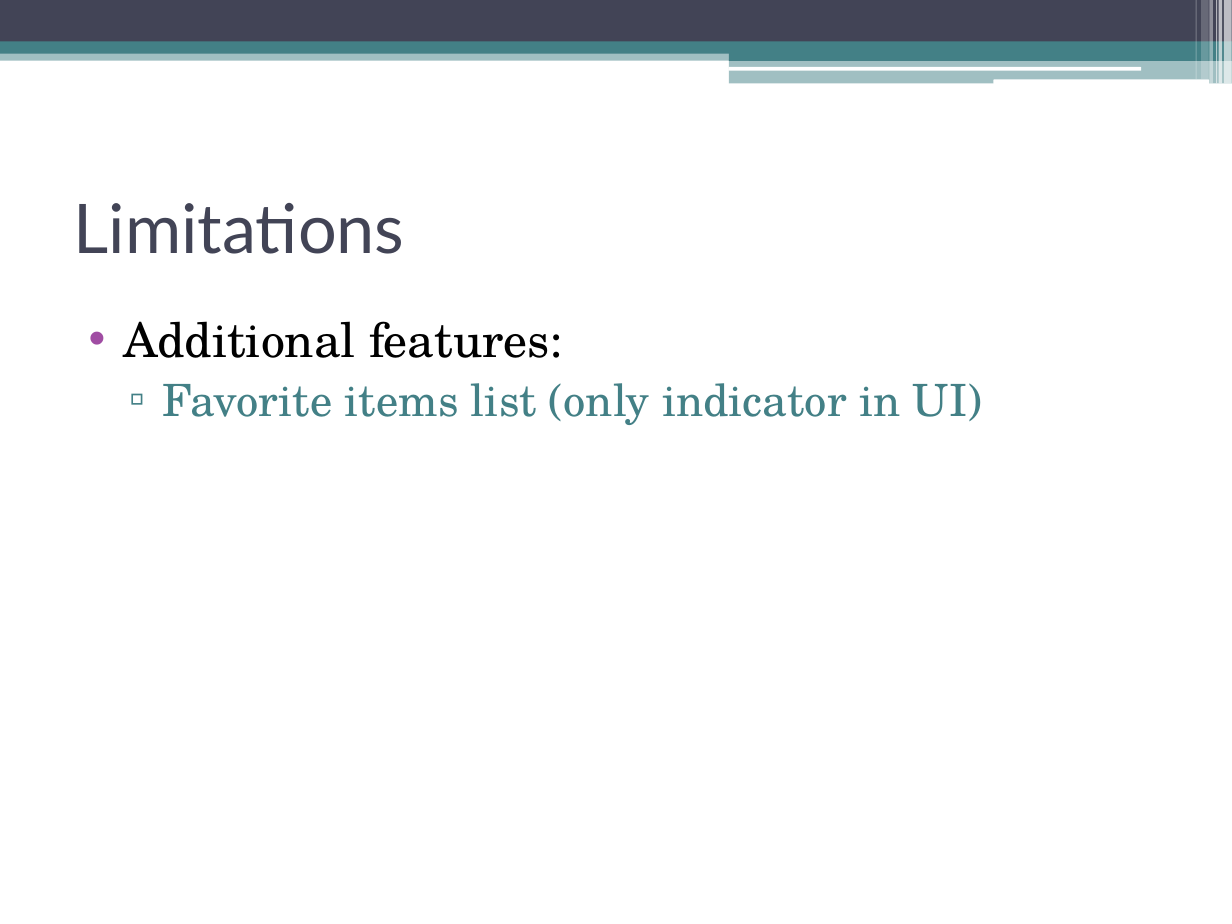
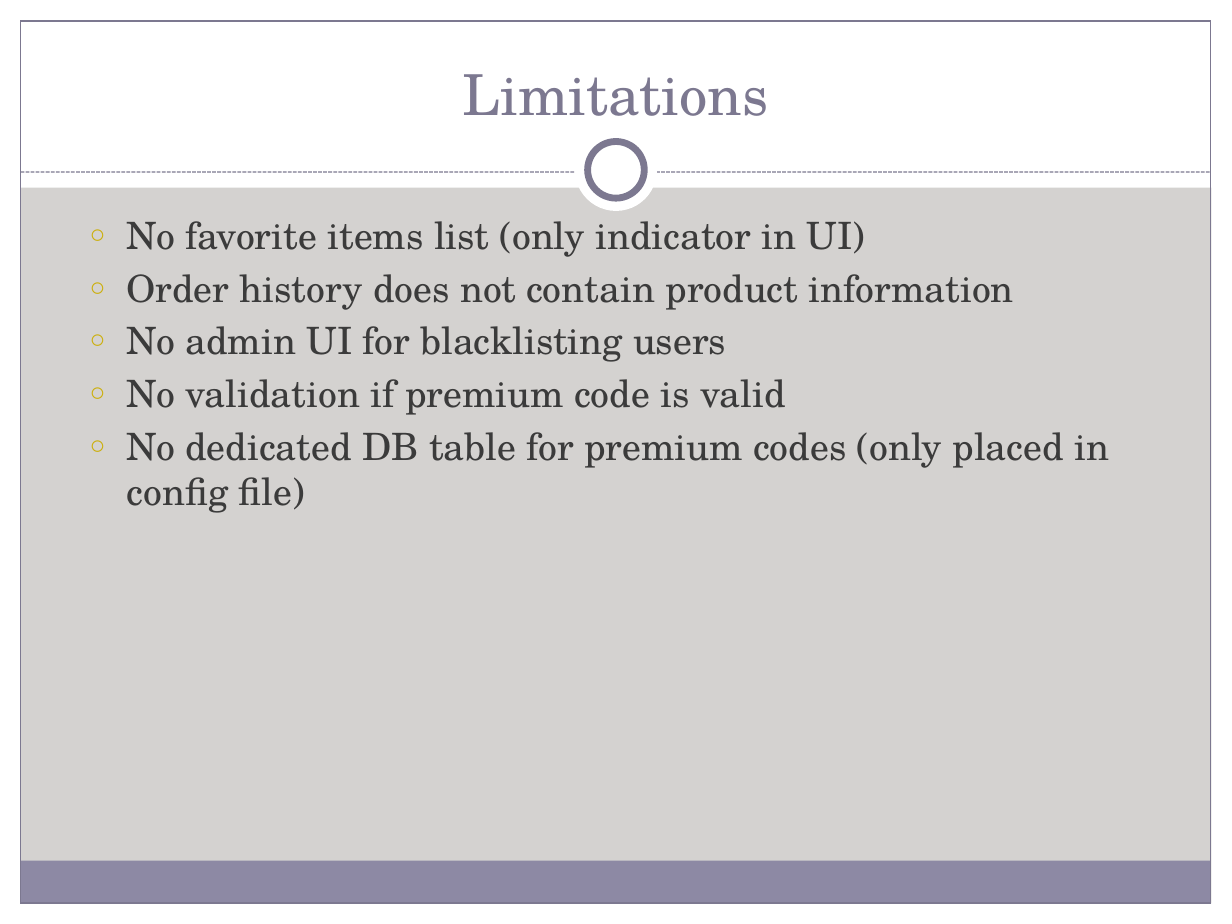
Before and after one commit to MNLBC/Group2Projects, a slide deck: slide 3 of 7. Group Project/W6D5_Project/PPT/Watch Me Whip.pptx. Drawn at 1232x924 pixels with LibreOffice and Linux fonts; fonts in the diff are those of the drawing. Boxes give left, top, right and bottom in pixels: in the first picture for what was removed or moved away, otherwise in the second. Text is boxed around its words. In the diff, an @@ line names an element or a change of style, - is before the commit and + after.

```diff
--- a/7. Group Project/W6D5_Project/PPT/Watch Me Whip.pptx
+++ b/7. Group Project/W6D5_Project/PPT/Watch Me Whip.pptx
@@ background #FFFFFF to #D4D2D0 @@
@@ rectangle: place and size @@
-rectangle at (0, 49, 1232, 60)
+rectangle at (0, 0, 1232, 187)
@@ rectangle at (0, 0, 1232, 187): fill #438086 at 50% opacity to #FFFFFF @@
@@ rectangle removed at (0, 0, 1232, 42) @@
@@ rectangle added at (0, 0, 21, 924), fill #FFFFFF @@
@@ rectangle added at (21, 21, 1211, 903), outline #7C7991 0.75 pt @@
@@ rectangle removed at (1195, 0, 1196, 79) @@
@@ rectangle removed at (1201, 0, 1209, 79) @@
@@ rectangle removed at (1210, 0, 1214, 84) @@
@@ rectangle added at (1211, 0, 1232, 924), fill #FFFFFF @@
@@ rectangle removed at (1216, 0, 1217, 84) @@
@@ rectangle removed at (1218, 0, 1222, 84) @@
@@ rectangle removed at (1225, 0, 1232, 84) @@
@@ rectangle removed at (0, 42, 1232, 54) @@
@@ title "Limitations": place and size @@
-title "Limitations" at (74, 203, 405, 254)
+title "Limitations" at (463, 74, 769, 116)
@@ title "Limitations" at (463, 74, 769, 116): size 40 to 33 pt, font Lato to TeX Gyre Schola, text colour #424456 to #7C7991; alignment left to centre; vertical alignment middle to bottom @@
@@ rectangle removed at (729, 48, 1232, 60) @@
@@ rectangle removed at (729, 59, 1232, 84) @@
@@ rounded rectangle removed at (728, 67, 1141, 70) @@
@@ rounded rectangle removed at (993, 79, 1209, 84) @@
@@ ellipse added at (575, 129, 658, 212), fill #FFFFFF @@
@@ ellipse added at (588, 142, 644, 198), fill #FFFFFF, outline #7C7991 4 pt @@
@@ line added from (21, 172) to (1211, 172), #7C7991 0.75 pt dashed @@
@@ text at (127, 221, 1109, 513): text changed; size 26 to 22 pt; text colour #438086 to #3B3B3B @@
-• Additional features:
-  ▫ Favorite items list (only indicator in UI)
+  ○ No favorite items list (only indicator in UI)
+  ○ Order history does not contain product information
+  ○ No admin UI for blacklisting users
+  ○ No validation if premium code is valid
+  ○ No dedicated DB table for premium codes (only placed in config file)
@@ rectangle added at (20, 861, 1210, 903), fill #8D89A4 @@
@@ rectangle added at (0, 903, 1232, 924), fill #FFFFFF @@
```
Also in this commit, not shown: 6 other slides changed, 5 slides added, 2 slides removed.
